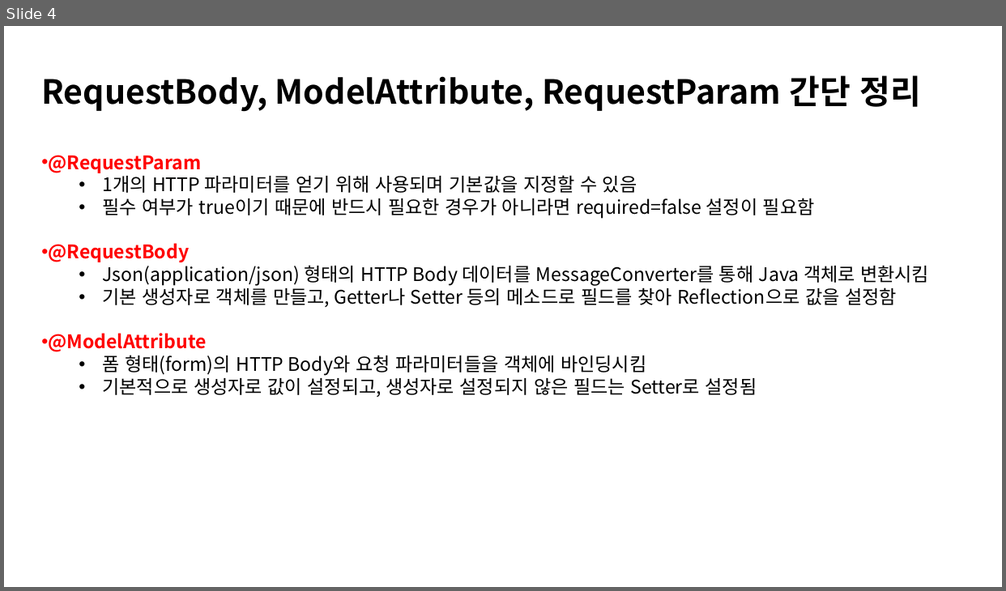
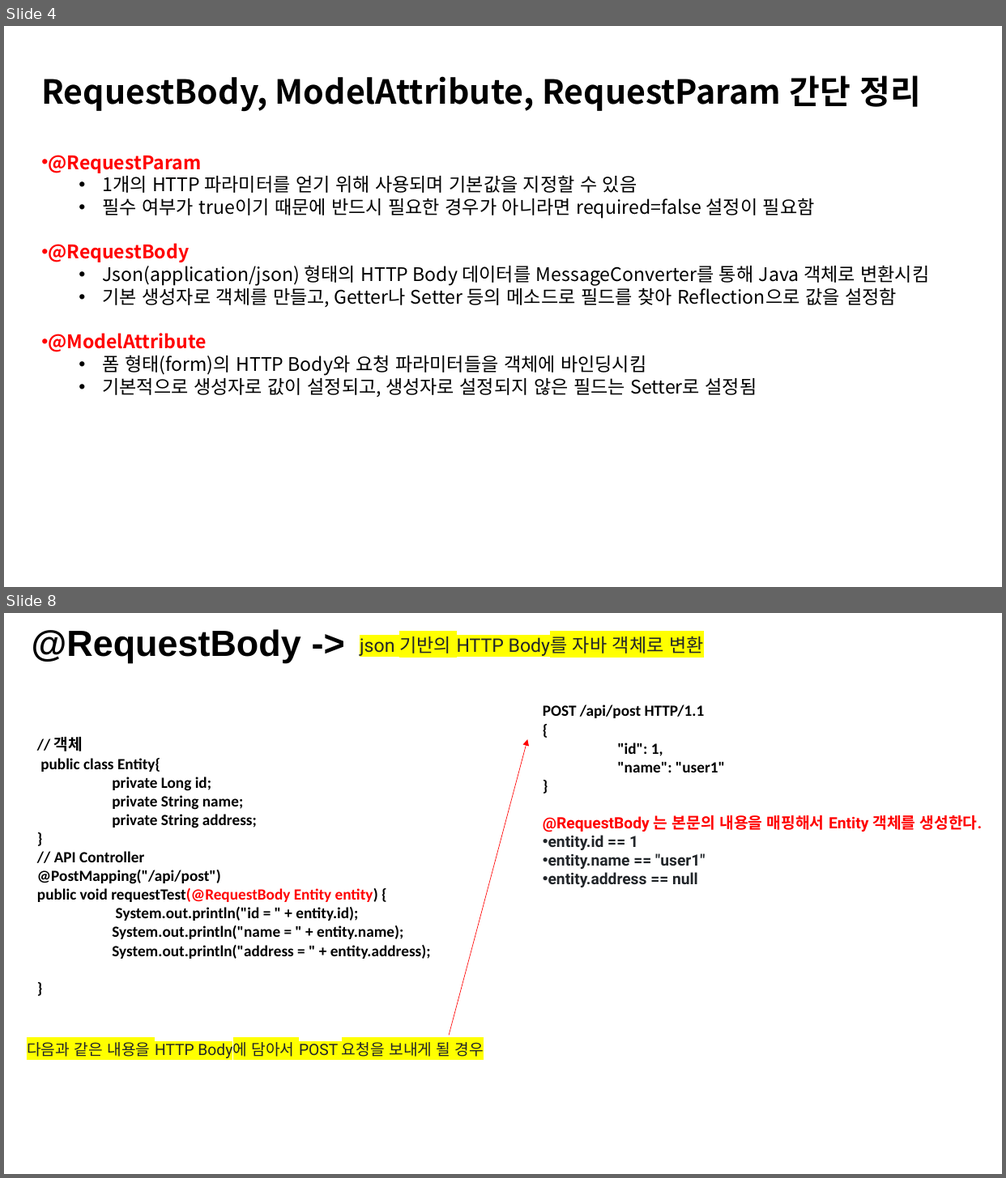
Before and after one commit to kyungmin1221/Tave_Study, a slide deck: 복습정리자료/spring 6주차 정리(kyungmin) .pptx. Shown one above the other, each under a label of ours: slide 4 before the commit, slides 4 and 8 after it; the slides between them are not shown. The pictures are 1006x591 and 1006x1178 pixels, drawn with LibreOffice and Linux fonts; fonts in the diff are those of the drawing. Boxes give left, top, right and bottom in pixels: in the first picture for what was removed or moved away, otherwise in the second. Text is boxed around its words. In the diff, an @@ line names an element or a change of style, - is before the commit and + after.

```diff
--- a/복습정리자료/spring 6주차 정리(kyungmin) .pptx
+++ b/복습정리자료/spring 6주차 정리(kyungmin) .pptx
@@ slide 8 added at <box>4,613,1002,1174</box>, background #FFFFFF @@
@@ text added at <box>32,629,301,663</box>, 35 pt, text #000000, bold @@
+@RequestBody ->
@@ text added at <box>360,636,704,656</box>, 18 pt, text #212529 @@
+json 기반의 HTTP Body를 자바 객체로 변환
@@ text added at <box>543,705,982,888</box>, 15 pt, text #212529, bold @@
+POST /api/post HTTP/1.1
+{
+"id": 1,
+"name": "user1"
+}
+@RequestBody 는 본문의 내용을 매핑해서 Entity 객체를 생성한다.
+• entity.id == 1
+• entity.name == "user1"
+• entity.address == null
@@ text added at <box>37,737,431,959</box>, 15 pt, text #000000, bold @@
+// 객체
+public class Entity{
+private Long id;
+private String name;
+private String address;
+}
+// API Controller
+@PostMapping("/api/post")
+public void requestTest(@RequestBody Entity entity) {
+System.out.println("id = " + entity.id);
+System.out.println("name = " + entity.name);
+System.out.println("address = " + entity.address);
+}
@@ arrow added from (449, 1035) to (527, 739), #FF0000 0.5 pt @@
@@ text added at <box>27,1041,484,1061</box>, 15 pt, text #212529 @@
+다음과 같은 내용을 HTTP Body에 담아서 POST 요청을 보내게 될 경우
```
Also in this commit, not shown: 3 slides changed, 3 other slides added, 4 slides removed, 1 other file.
